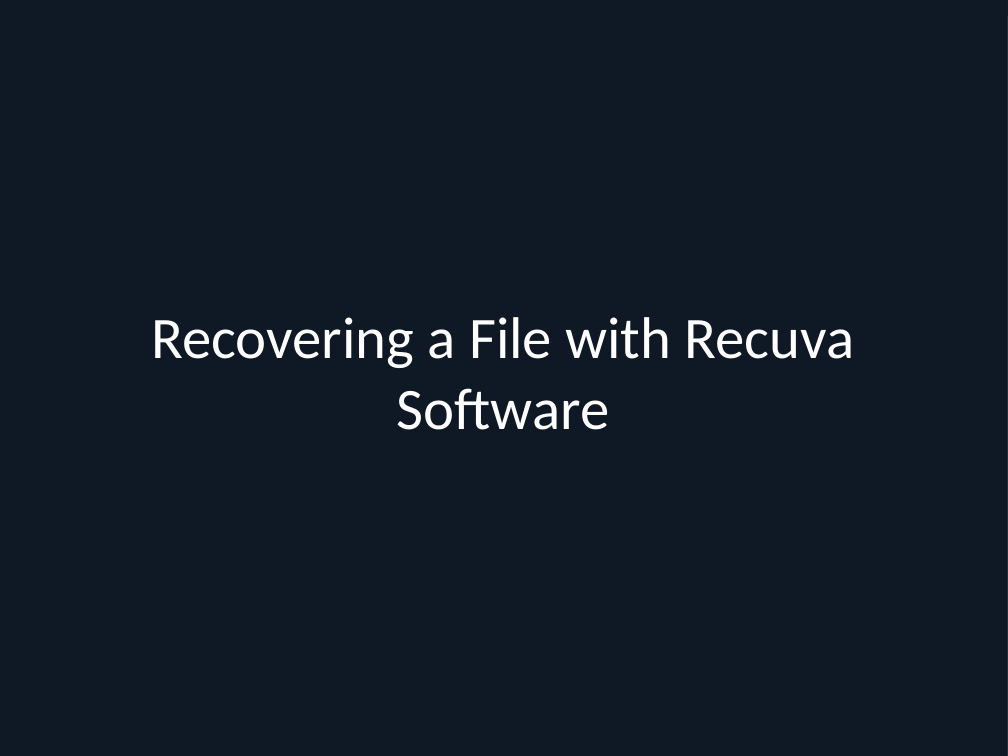
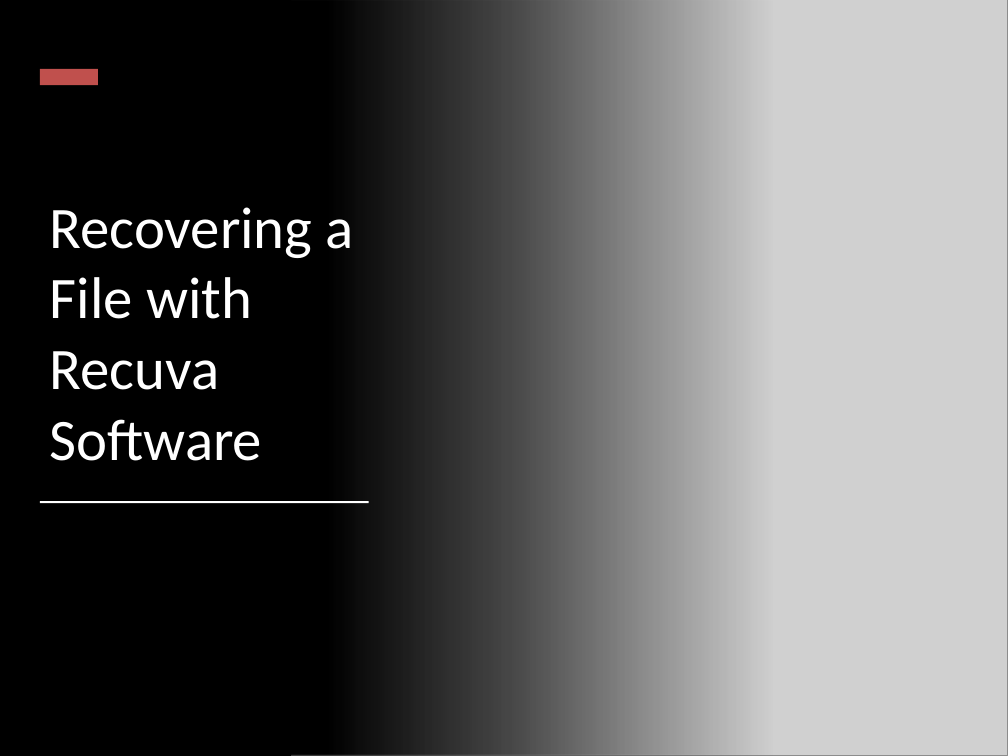
Before and after one commit to sarthak22122000/Open-Source-Project, a slide deck: slide 1 of Recuva_File_Recovery.pptx. Drawn at 1008x756 pixels with LibreOffice and Linux fonts; fonts in the diff are those of the drawing; grey boxes stand for pictures; background and template pictures are left out; a plain dark background stands for a picture behind light text. Boxes give left, top, right and bottom in pixels: in the first picture for what was removed or moved away, otherwise in the second. Text is boxed around its words. In the diff, an @@ line names an element or a change of style, - is before the commit and + after.

```diff
--- a/Recuva_File_Recovery.pptx
+++ b/Recuva_File_Recovery.pptx
@@ background picture (left out) to #000000 @@
@@ rectangle resized from (x1=0, y1=0, x2=1008, y2=756) to (x1=0, y1=0, x2=772, y2=756) @@
@@ rectangle at (x1=0, y1=0, x2=772, y2=756): fill #000000 to gradient #000000 @@
@@ rectangle removed at (x1=0, y1=17, x2=1008, y2=756) @@
@@ rectangle removed at (x1=0, y1=0, x2=1008, y2=756) @@
@@ picture added at (x1=291, y1=0, x2=1008, y2=756) @@
@@ rectangle added at (x1=39, y1=70, x2=98, y2=86), fill #C0504D @@
@@ title "Recovering a File with Recuva ..." moved from (x1=151, y1=317, x2=855, y2=430) to (x1=50, y1=207, x2=354, y2=461) @@
@@ title "Recovering a File with Recuva ..." at (x1=50, y1=207, x2=354, y2=461): alignment centre to left; vertical alignment top to bottom @@
@@ rectangle added at (x1=39, y1=501, x2=368, y2=503), fill #FFFFFF @@
```
Also in this commit, not shown: 6 other slides changed.
